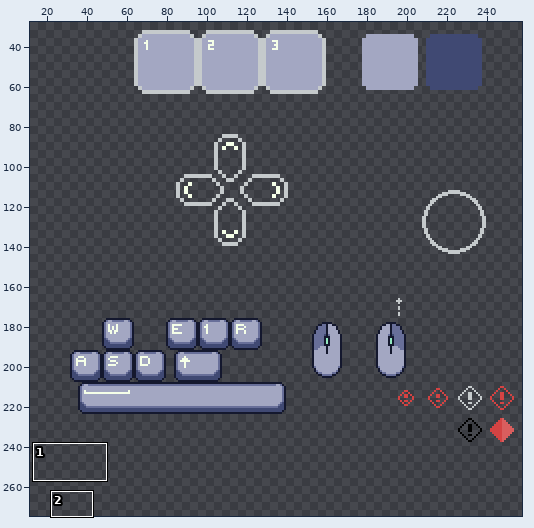
Pixel-art file, stored at WIP_Assets/Visuals/Objects/UI.aseprite. The picture above shows the old version from afar; the outline marks the close-up.
Close-up. Before:
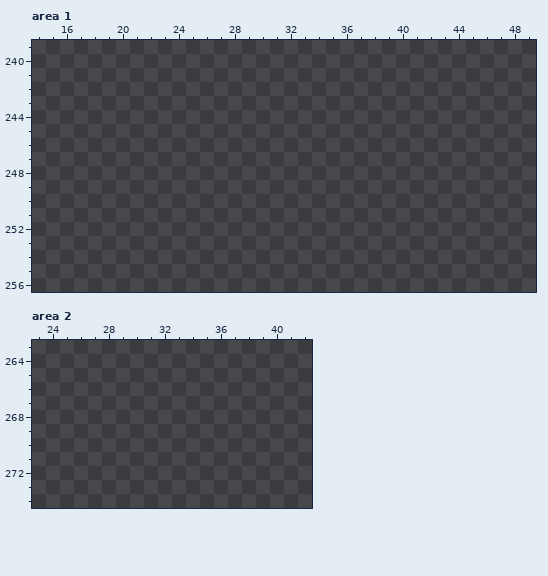
320x320 pixels, 1 frame. Shown: area 1: x 14..49, y 239..256; area 2: x 23..42, y 263..274. The wide view leaves out empty margins. The commit also changed other parts of the picture, which this record leaves out.
And afterwards:
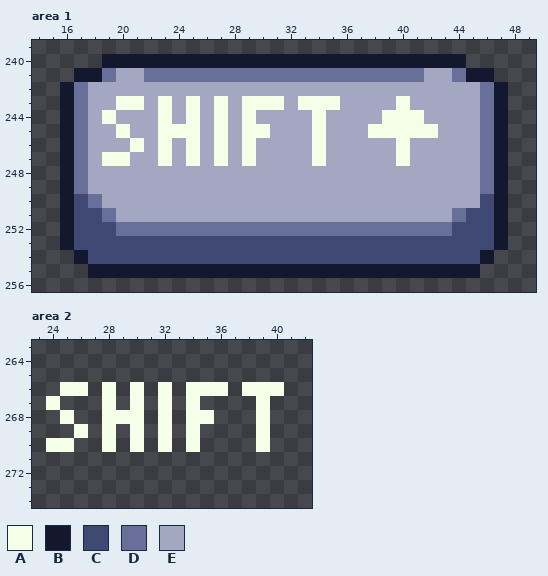
Palette (. is transparent): A #f5ffe8  B #14182e  C #404973  D #686f99  E #a3a7c2
Changes in this commit:
Changed rows in their new state; - is an unchanged pixel.
Area 1, layer "Layer 2":
first column x 16:
240 ---BBBBBBBBBBBBBBBBBBBBBBBBBB---
241 -BBDEEDDDDDDDDDDDDDDDDDDDDEEDBB-
242 BDEEEEEEEEEEEEEEEEEEEEEEEEEEEEDB
243 BDEEAAEAEAEAEAAAEAAAEEEEAEEEEEDB
244 BDEAEEEAEAEAEAEEEEAEEEEAAAEEEEDB
245 BDEEAEEAAAEAEAAEEEAEEEAAAAAEEEDB
246 BDEEEAEAEAEAEAEEEEAEEEEEAEEEEEDB
247 BDEAAEEAEAEAEAEEEEAEEEEEAEEEEEDB
248 BDEEEEEEEEEEEEEEEEEEEEEEEEEEEEDB
249 BDEEEEEEEEEEEEEEEEEEEEEEEEEEEEDB
250 BCDEEEEEEEEEEEEEEEEEEEEEEEEEEECB
251 BCCDEEEEEEEEEEEEEEEEEEEEEEEEDCCB
252 BCCCDDDDDDDDDDDDDDDDDDDDDDDDCCCB
253 BCCCCCCCCCCCCCCCCCCCCCCCCCCCCCCB
254 -BCCCCCCCCCCCCCCCCCCCCCCCCCCCCB-
255 --BBBBBBBBBBBBBBBBBBBBBBBBBBBB--
Area 2, layer "Layer 1":
first column x 24:
266 -AA-A-A-A-AAA-AAA
267 A---A-A-A-A----A-
268 -A--AAA-A-AA---A-
269 --A-A-A-A-A----A-
270 AA--A-A-A-A----A-
